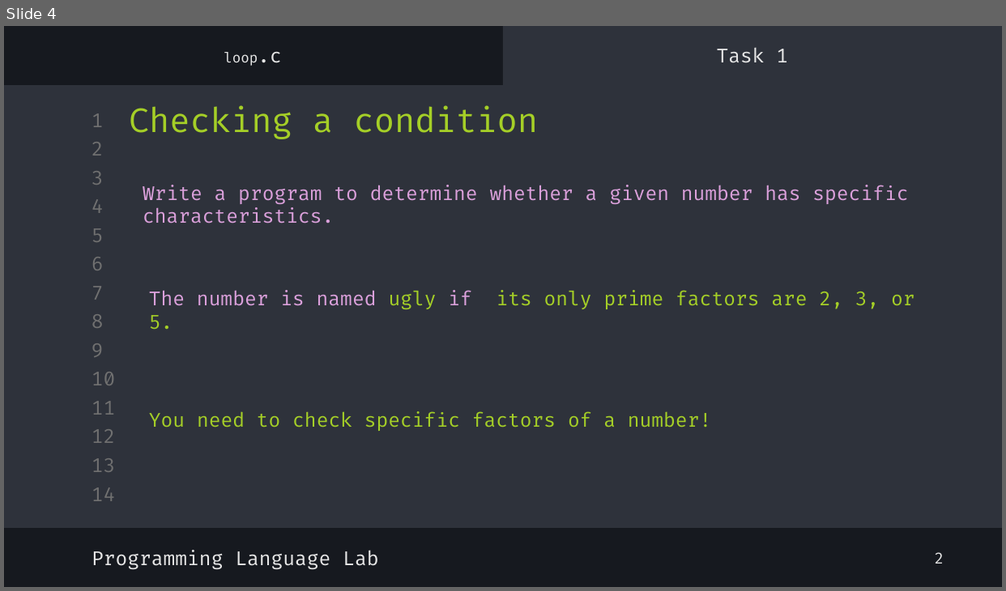
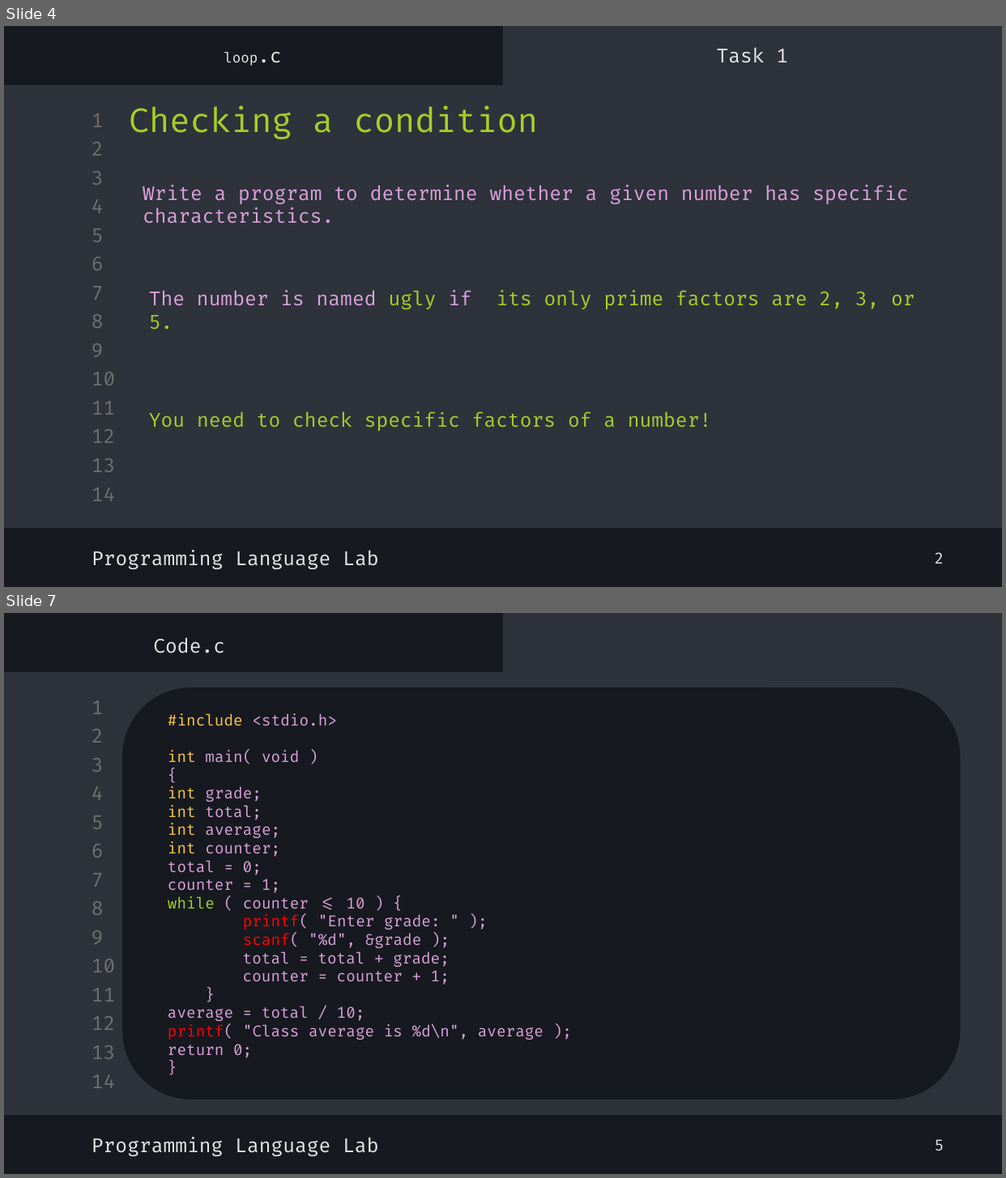
Before and after one commit to shayan-naghizadeh/C-Lab-AUT, a slide deck: slides/5.Loop/Loop.pptx. Shown one above the other, each under a label of ours: slide 4 before the commit, slides 4 and 7 after it; the slides between them are not shown. The pictures are 1006x591 and 1006x1178 pixels, drawn with LibreOffice and Linux fonts; fonts in the diff are those of the drawing. Boxes give left, top, right and bottom in pixels: in the first picture for what was removed or moved away, otherwise in the second. Text is boxed around its words. In the diff, an @@ line names an element or a change of style, - is before the commit and + after.

```diff
--- a/slides/5.Loop/Loop.pptx
+++ b/slides/5.Loop/Loop.pptx
@@ slide 7 added at (x1=4, y1=613, x2=1002, y2=1174), background #16191F; not listed: 16 template elements that a slide beside it also shows @@
@@ title added at (x1=153, y1=637, x2=225, y2=653), 14 pt, text #E7E7E7 @@
+Code.c
@@ rounded rectangle added at (x1=123, y1=688, x2=960, y2=1100), fill #16191F, 11 pt, text #DBA0DB @@
+#include <stdio.h>
+int main( void )
+{
+int grade;
+int total;
+int average;
+int counter;
+total = 0;
+counter = 1;
+while ( counter <= 10 ) {
+printf( "Enter grade: " );
+scanf( "%d", &grade );
+total = total + grade;
+counter = counter + 1;
+}
+average = total / 10;
+printf( "Class average is %d\n", average );
+return 0;
+}
@@ text added at (x1=91, y1=1137, x2=378, y2=1157), 14 pt, text #E7E7E7 @@
+Programming Language Lab
@@ text added at (x1=935, y1=1139, x2=944, y2=1151), 11 pt, text #E7E7E7 @@
+5
```
Also in this commit, not shown: 3 slides changed, 6 other slides added, 6 other files.
